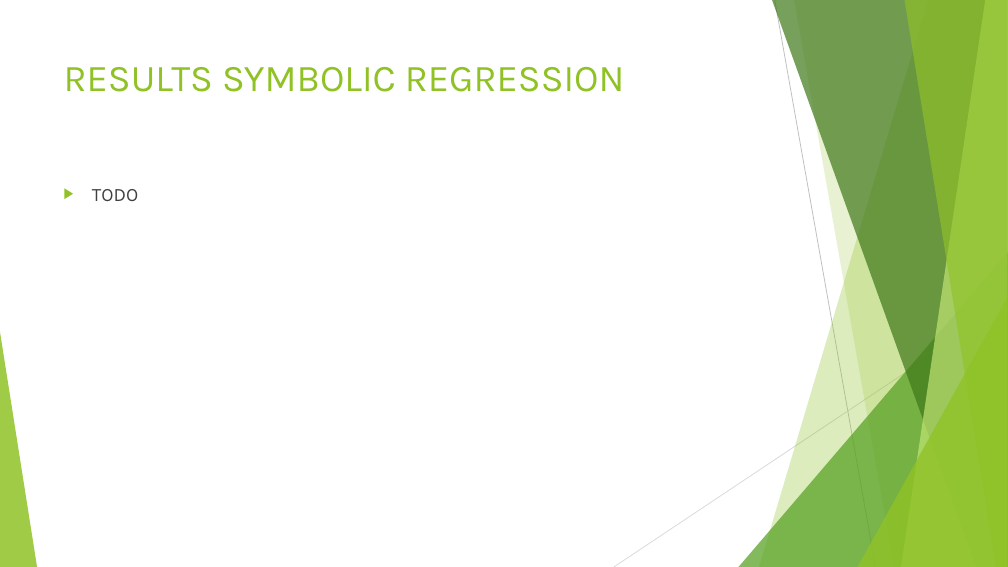
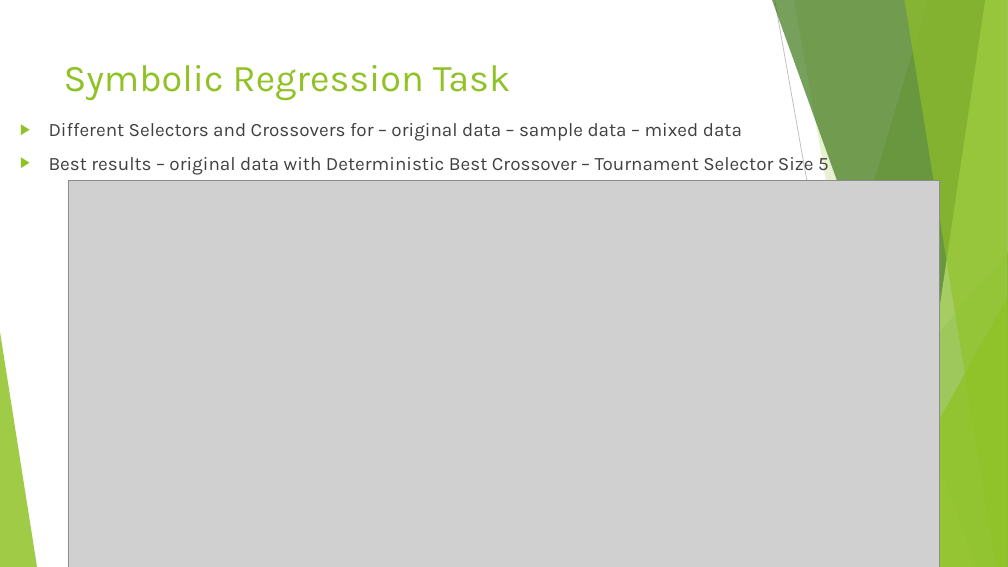
Before and after one commit to MaDe2101/DMLBeerProject, a slide deck: slide 6 of Documentation/Beer Data Presentation - Resampling Task.pptx. Drawn at 1008x567 pixels with LibreOffice and Linux fonts; fonts in the diff are those of the drawing; grey boxes stand for pictures. Boxes give left, top, right and bottom in pixels: in the first picture for what was removed or moved away, otherwise in the second. Text is boxed around its words. In the diff, an @@ line names an element or a change of style, - is before the commit and + after.

Commit message:
Added Symbolic Regression and Results to presentation

```diff
--- a/Documentation/Beer Data Presentation - Resampling Task.pptx
+++ b/Documentation/Beer Data Presentation - Resampling Task.pptx
@@ title at <box>64,65,511,101</box>: text changed @@
-RESULTS SYMBOLIC REGRESSION
+Symbolic Regression Task
@@ text added at <box>49,123,829,176</box>, 18 pt, text #404040 @@
+▶ Different Selectors and Crossovers for – original data – sample data – mixed data
+▶ Best results – original data with Deterministic Best Crossover – Tournament Selector Size 5
@@ picture added at <box>69,181,939,567</box> @@
@@ text removed at <box>92,189,138,201</box> @@
-▶ TODO
```
Also in this commit, not shown: 1 other slide changed, 1 slide added, 14 other files.
